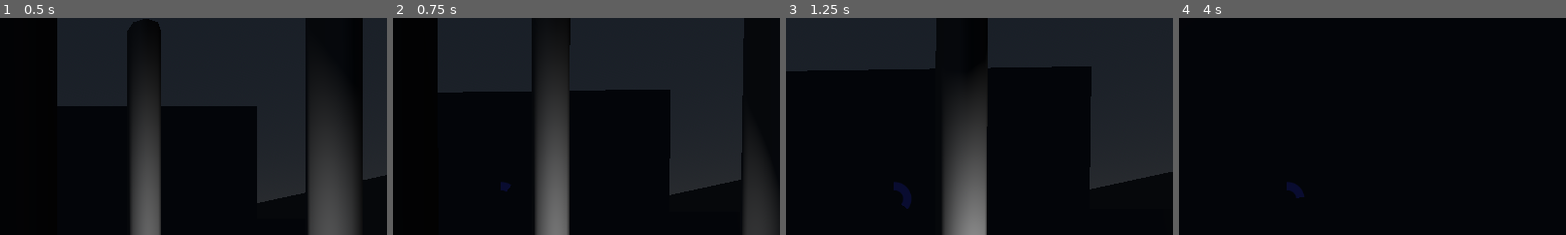
Above: before the commit, frames 1-4 (left to right).
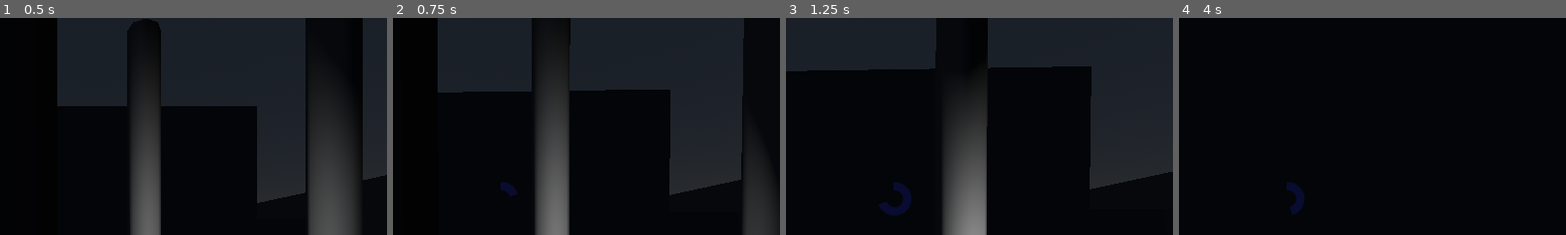
Above: after the commit, the same moments.

Repository: Nedajist/Phototaxis
Game: Godot game, scene res://level.tscn
Two runs of this game, one before a commit and one after it. Both use one fixed random seed, a clock stepped at 60 frames per second and the inputs below.
Inputs (mouse positions are % of the whole screen's width and height, from its top left):
- Up to frame 1 (0.5 s): no input
- Up to frame 2 (0.75 s): tap Enter at 0.5 s; move the mouse to (49, 52) at 0.52 s; press the mouse at (49, 52) at 0.53 s; hold Up (ui_up) from 0.53 s (still down)
- Up to frame 3 (1.25 s): keep holding Up (ui_up)
- Up to frame 4 (4 s): move the mouse to (57, 51) at 1.27 s; release the mouse at (57, 51) at 1.28 s; click (57, 51) at 1.35 s; move the mouse to (42, 49) at 2.02 s; hold Shift (shift) 2.03-2.78 s; click (42, 49) at 2.3 s; move the mouse to (51, 50) at 2.77 s; release Up (ui_up) at 2.78 s; hold Left (ui_left) 2.78-3.53 s; click (51, 50) at 2.85 s; move the mouse to (46, 48) at 3.52 s; press the mouse at (46, 48) at 3.53 s; hold Up (ui_up) from 3.53 s (still down)
The pictures show only the part of the screen within x 36-86%, y 0-50%; the shares and areas given below are measured in that part.

Frame 1 is identical in both runs. In frame 2, less than 0.1% of the frame differs, in the area x 29-33%, y 77-83%; in frame 3, 0.3%, in the area x 24-32%, y 84-92%; in frame 4, 0.2%.

Commit message:
Interactables HUD Improvement

Diff:
--- a/event_bus.gd
+++ b/event_bus.gd
@@ -5,9 +5,14 @@
 signal sprint_changed
 signal interaction_progress
 signal interaction_complete
+signal no_interactable_in_range
+signal interactables_in_range
+
 
 #Add signals to this dummy function to silence warnings
 func silence_warnings() -> void:
 	sprint_changed.emit()
 	interaction_progress.emit()
 	interaction_complete.emit()
+	no_interactable_in_range.emit()
+	interactables_in_range.emit()
--- a/hud_canvas_layer.gd
+++ b/hud_canvas_layer.gd
@@ -1,6 +1,7 @@
 extends CanvasLayer
 @onready var progress_bar: ProgressBar = %ProgressBar
 @onready var radial_progress_bar: TextureProgressBar = %RadialProgressBar
+@onready var interact_label: Label = %InteractLabel
 
 
 # Called when the node enters the scene tree for the first time.
@@ -8,14 +9,23 @@
 	EventBus.sprint_changed.connect(sprint_changed)
 	EventBus.interaction_progress.connect(interaction_progress_changed)
 	EventBus.interaction_complete.connect(interaction_complete)
+	EventBus.no_interactable_in_range.connect(no_interactable_in_range)
+	EventBus.interactables_in_range.connect(interactables_in_range)
 
 
 func sprint_changed(sprint_meter) -> void:
 	progress_bar.value = sprint_meter
 
 func interaction_progress_changed(progress) -> void:
-	radial_progress_bar.visible = true
 	radial_progress_bar.value = progress
 
 func interaction_complete() -> void:
-	radial_progress_bar.visible = false
+	radial_progress_bar.value = 0
+
+func no_interactable_in_range() -> void:
+	interact_label.visible = false
+	pass
+func interactables_in_range(interactables:Array) -> void:
+	interact_label.visible = true
+	interactables.pick_random() #silence warnings for stub
+	pass
--- a/hud_canvas_layer.tscn
+++ b/hud_canvas_layer.tscn
@@ -36,6 +36,35 @@
 layout_mode = 2
 size_flags_vertical = 3
 size_flags_stretch_ratio = 5.0
+
+[node name="VBoxContainer" type="VBoxContainer" parent="HBoxContainer/VBoxContainer/Control/VBoxContainer/Control"]
+layout_mode = 1
+anchors_preset = 15
+anchor_right = 1.0
+anchor_bottom = 1.0
+grow_horizontal = 2
+grow_vertical = 2
+
+[node name="Control" type="Control" parent="HBoxContainer/VBoxContainer/Control/VBoxContainer/Control/VBoxContainer"]
+layout_mode = 2
+size_flags_vertical = 3
+size_flags_stretch_ratio = 5.0
+
+[node name="Control2" type="Control" parent="HBoxContainer/VBoxContainer/Control/VBoxContainer/Control/VBoxContainer"]
+layout_mode = 2
+size_flags_vertical = 3
+size_flags_stretch_ratio = 5.0
+
+[node name="InteractLabel" type="Label" parent="HBoxContainer/VBoxContainer/Control/VBoxContainer/Control/VBoxContainer/Control2"]
+unique_name_in_owner = true
+layout_mode = 0
+offset_top = 76.0
+offset_right = 1152.0
+offset_bottom = 115.0
+size_flags_vertical = 3
+text = "M1 - Interact"
+horizontal_alignment = 1
+vertical_alignment = 1
 
 [node name="RadialProgressBar" type="TextureProgressBar" parent="HBoxContainer/VBoxContainer/Control/VBoxContainer"]
 unique_name_in_owner = true
--- a/player_character.gd
+++ b/player_character.gd
@@ -15,7 +15,7 @@
 const SPEED = 2.0
 const SPRINT_SPEED = 5.0
 
-@export var interaction_hold_time: float = 2.0  # Time in seconds to hold for interaction
+@export var interaction_hold_time: float = 1.0  # Time in seconds to hold for interaction
 var interaction_hold_timer: float = 0.0
 var is_interacting: bool = false
 
@@ -23,6 +23,9 @@
 	Input.mouse_mode = Input.MOUSE_MODE_CAPTURED
 
 func _process(delta: float) -> void:
+	# Check for interactables in range and emit signals
+	_check_interactables_in_range()
+
 	# Handle interaction hold mechanic
 	if Input.is_action_just_pressed("interact") and not is_interacting:
 		interaction_hold_timer = 0.0
@@ -105,13 +108,31 @@
 
 	move_and_slide()
 
-func _complete_interaction() -> void:
-	# Get all bodies overlapping with the interaction area
+func _get_interactables() -> Array:
+	# Returns array of all bodies in interaction area that have interact() method
+	var interactables = []
 	var overlapping_bodies = interaction_area_3d.get_overlapping_bodies()
 
-	# Interact with each object that has an interact() method
 	for body in overlapping_bodies:
 		if body.has_method("interact"):
-			body.interact()
+			interactables.append(body)
+
+	return interactables
+
+func _check_interactables_in_range() -> void:
+	# Check if there are interactables in range and emit appropriate signal
+	var interactables = _get_interactables()
+
+	if interactables.size() > 0:
+		EventBus.interactables_in_range.emit(interactables)
+	else:
+		EventBus.no_interactable_in_range.emit()
+
+func _complete_interaction() -> void:
+	# Get all interactables and call their interact() method
+	var interactables = _get_interactables()
+
+	for interactable in interactables:
+		interactable.interact()
 
 	EventBus.interaction_complete.emit()
